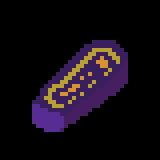
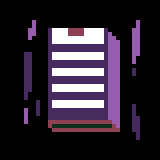
Before/after of a w=160, h=160 layered artwork. What changed in the layer stack:
hid "upgrade_singularity_workers_3" over bbox(24, 20, 140, 140)
added layer "upgrade_singularity_workers_6" above "upgrade_singularity_workers_7" over bbox(24, 20, 140, 140)
